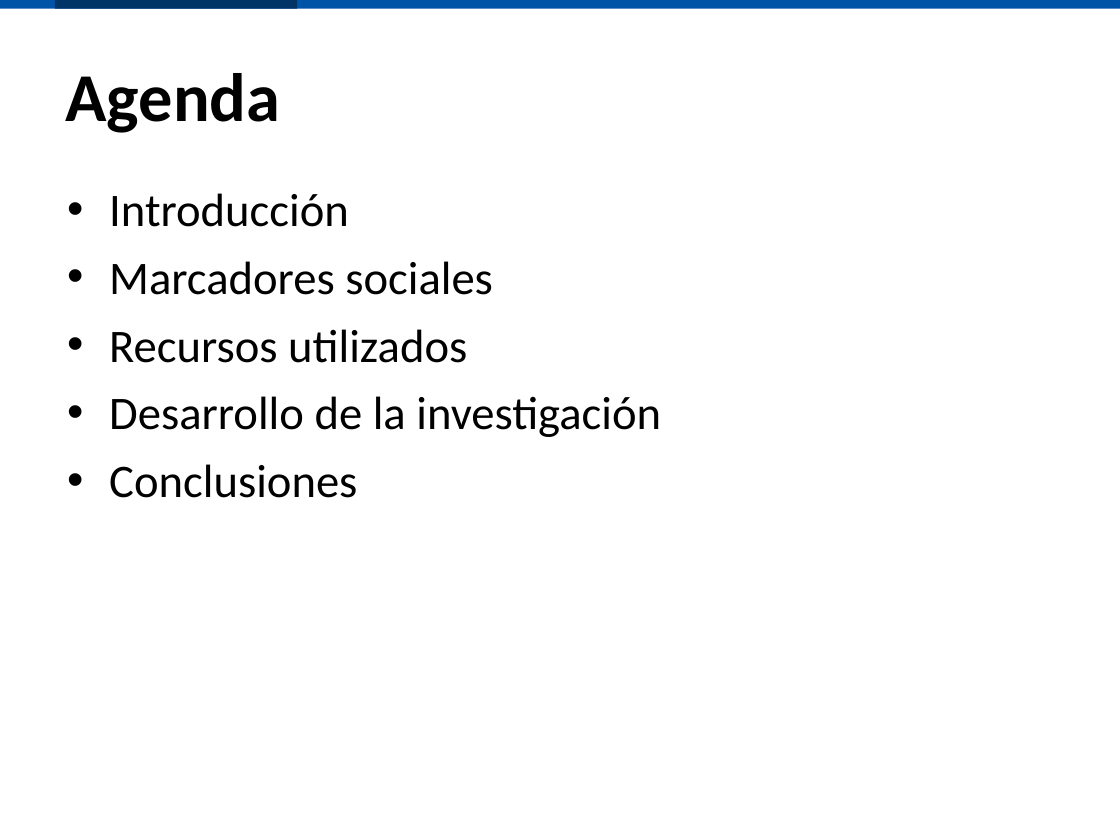
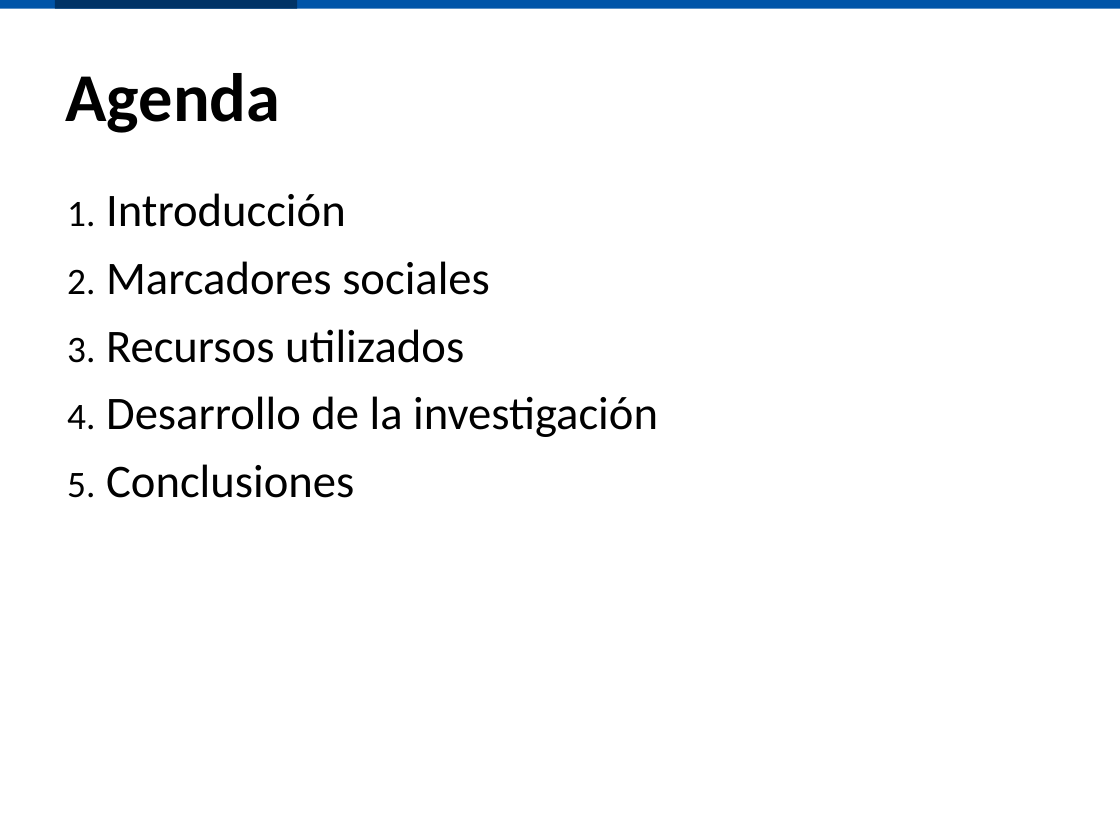
Before and after one commit to ak907kenai/nicotournetesis, a slide deck: slide 2 of docs_trunk/Presentación/Nicolás Tourné - Presentación Tesis (v2.4).ppt. Drawn at 1120x840 pixels with LibreOffice and Linux fonts; fonts in the diff are those of the drawing. Boxes give left, top, right and bottom in pixels: in the first picture for what was removed or moved away, otherwise in the second. Text is boxed around its words. In the diff, an @@ line names an element or a change of style, - is before the commit and + after.

```diff
--- a/docs_trunk/Presentación/Nicolás Tourné - Presentación Tesis (v2.4).ppt
+++ b/docs_trunk/Presentación/Nicolás Tourné - Presentación Tesis (v2.4).ppt
@@ text at [67,193,658,498]: text changed @@
-• Introducción
-• Marcadores sociales
-• Recursos utilizados
-• Desarrollo de la investigación
-• Conclusiones
+1. Introducción
+2. Marcadores sociales
+3. Recursos utilizados
+4. Desarrollo de la investigación
+5. Conclusiones
```
Also in this commit, not shown: 13 other slides changed, 1 other file.
